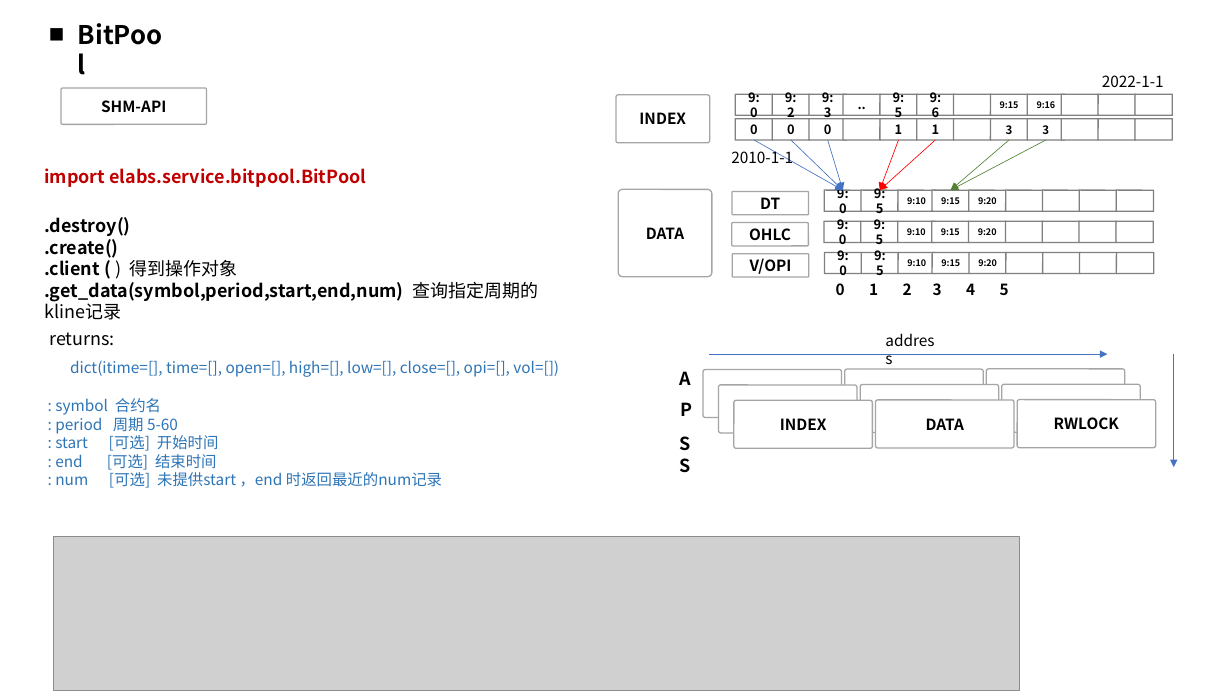
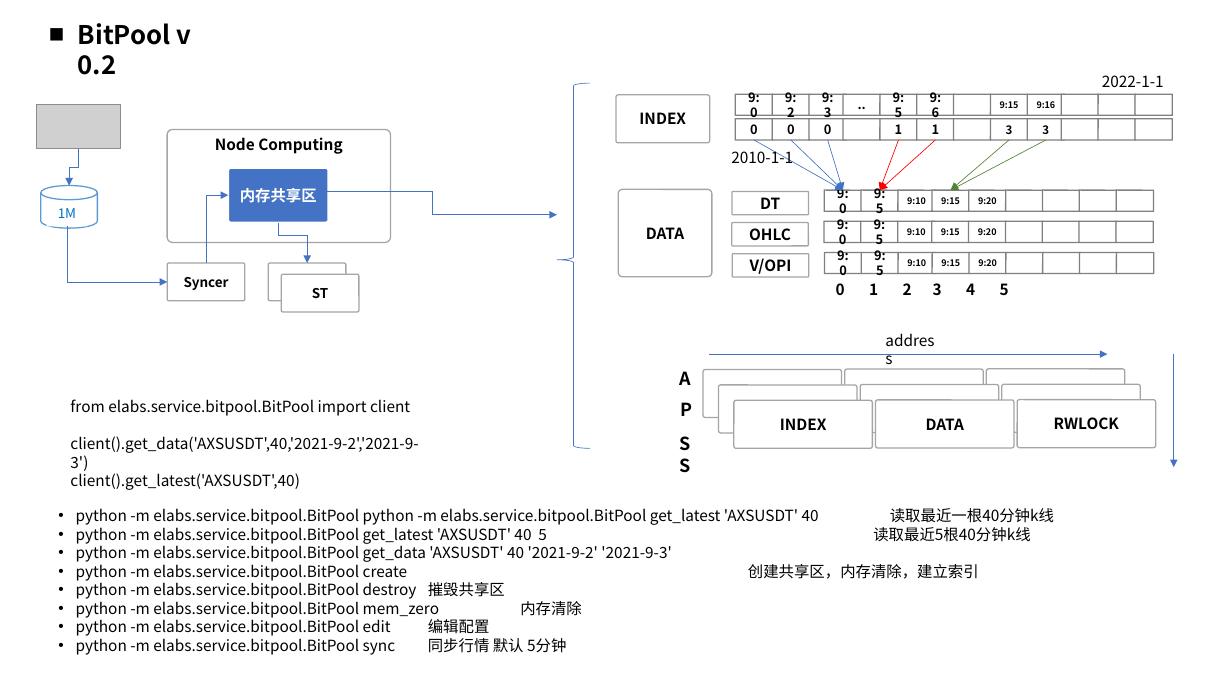
Before and after one commit to adoggie/BitPool, a slide deck: slide 2 of Think-Design.pptx. Drawn at 1232x693 pixels with LibreOffice and Linux fonts; fonts in the diff are those of the drawing; grey boxes stand for pictures. Boxes give left, top, right and bottom in pixels: in the first picture for what was removed or moved away, otherwise in the second. Text is boxed around its words. In the diff, an @@ line names an element or a change of style, - is before the commit and + after.

```diff
--- a/Think-Design.pptx
+++ b/Think-Design.pptx
@@ text at (78, 23, 192, 75): text changed @@
-■ BitPool
+■ BitPool v 0.2
@@ rounded rectangle removed at (61, 88, 206, 124) @@
-SHM-API
@@ left brace added at (557, 83, 591, 448), outline #4472C4 0.5 pt @@
@@ picture added at (37, 104, 121, 149) @@
@@ elbow arrow added from (79, 149) to (69, 186), #4472C4 0.5 pt @@
@@ rounded rectangle added at (167, 129, 391, 242), fill #FFFFFF, outline #A5A5A5 1 pt, 12 pt, text #000000, bold @@
+Node Computing
@@ rounded rectangle added at (228, 168, 328, 223), fill #4472C4, outline #FFFFFF 1.5 pt, 12 pt, text #FFFFFF, bold @@
+内存共享区
@@ cylinder added at (41, 186, 97, 228), fill #FFFFFF, outline #5B9BD5 1 pt @@
@@ text added at (58, 208, 76, 218), 10.5 pt, text #0070C0 @@
+1M
@@ elbow arrow added from (206, 263) to (228, 195), #4472C4 0.5 pt @@
@@ elbow arrow added from (307, 191) to (557, 214), #4472C4 0.5 pt @@
@@ elbow arrow added from (67, 226) to (167, 282), #4472C4 0.5 pt @@
@@ elbow arrow added from (278, 223) to (307, 263), #4472C4 0.5 pt @@
@@ rounded rectangle added at (167, 263, 245, 301), fill #FFFFFF, outline #A5A5A5 1 pt, 10.5 pt, text #000000, bold @@
+Syncer
@@ rounded rectangle added at (268, 263, 346, 301), fill #FFFFFF, outline #A5A5A5 1 pt, 10.5 pt, text #000000, bold @@
+ST
@@ rounded rectangle added at (281, 274, 359, 312), fill #FFFFFF, outline #A5A5A5 1 pt, 10.5 pt, text #000000, bold @@
+ST
@@ text at (70, 399, 418, 490): text changed; text colour #2E75B6 to #000000 @@
-import elabs.service.bitpool.BitPool
-.destroy()
-.create()
-.client ( ) 得到操作对象
-.get_data(symbol,period,start,end,num) 查询指定周期的kline记录
-returns:
-dict(itime=[], time=[], open=[], high=[], low=[], close=[], opi=[], vol=[])
-: symbol 合约名
-: period 周期 5-60
-: start [可选] 开始时间
-: end [可选] 结束时间
-: num [可选] 未提供start ，end 时返回最近的num记录
+from elabs.service.bitpool.BitPool import client
+client().get_data('AXSUSDT',40,'2021-9-2','2021-9-3')
+client().get_latest('AXSUSDT',40)
@@ text added at (76, 508, 1054, 655), 12 pt, text #000000 @@
+• python -m elabs.service.bitpool.BitPool python -m elabs.service.bitpool.BitPool get_latest 'AXSUSDT' 40 读取最近一根40分钟k线
+• python -m elabs.service.bitpool.BitPool get_latest 'AXSUSDT' 40 5 读取最近5根40分钟k线
+• python -m elabs.service.bitpool.BitPool get_data 'AXSUSDT' 40 '2021-9-2' '2021-9-3'
+• python -m elabs.service.bitpool.BitPool create 创建共享区，内存清除，建立索引
+• python -m elabs.service.bitpool.BitPool destroy 摧毁共享区
+• python -m elabs.service.bitpool.BitPool mem_zero 内存清除
+• python -m elabs.service.bitpool.BitPool edit 编辑配置
+• python -m elabs.service.bitpool.BitPool sync 同步行情 默认 5分钟
@@ picture removed at (54, 537, 1019, 690) @@
```
Also in this commit, not shown: 1 slide added.
